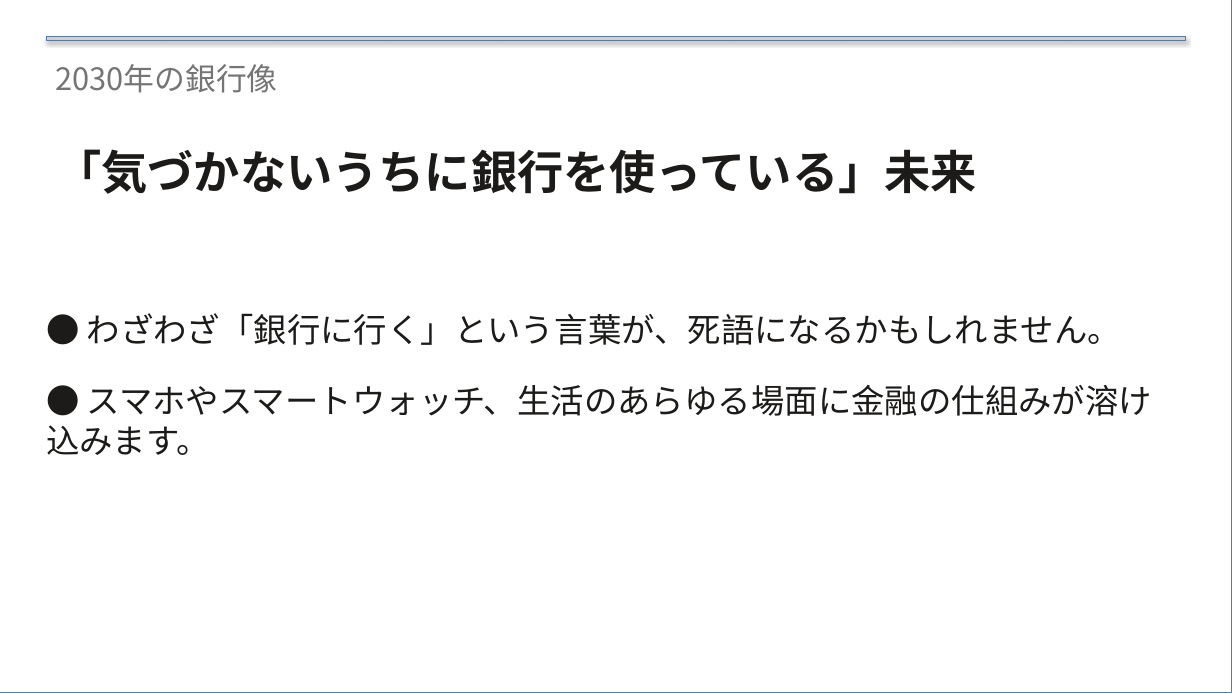
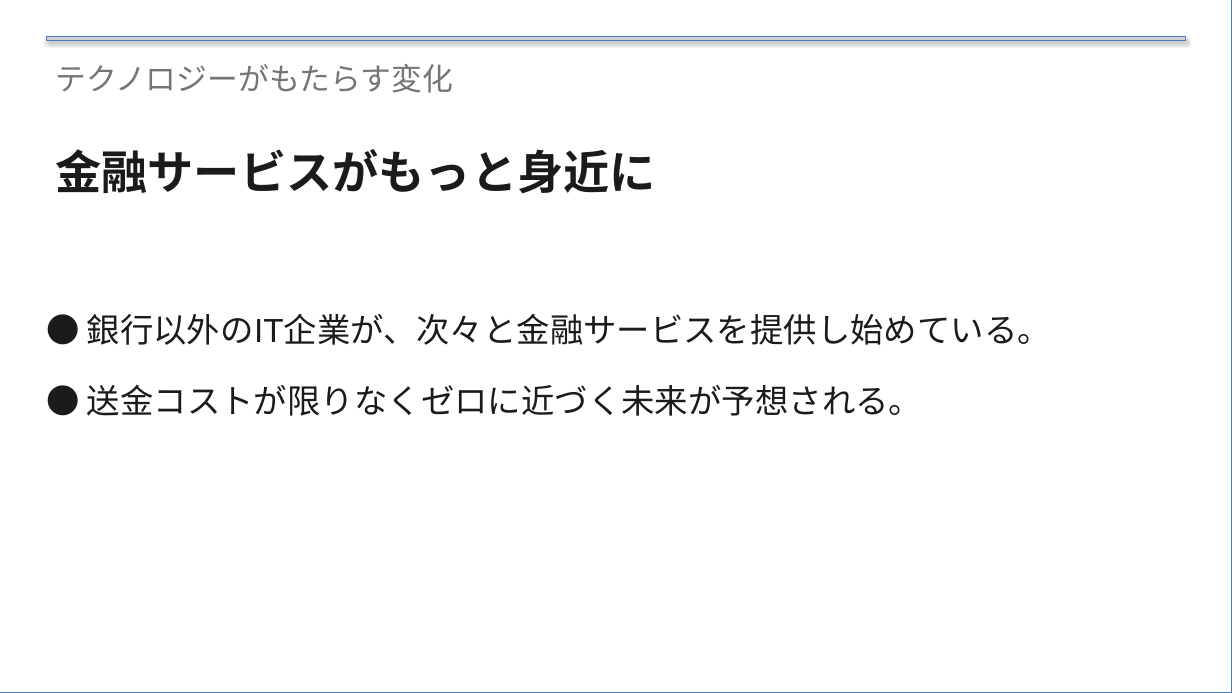
Before and after one commit to xilicrysta/bank-pptx, a slide deck: slide 20 of bank-normal/bank_normal_presentation.pptx (slide 26 before the commit). Drawn at 1232x693 pixels with LibreOffice and Linux fonts; fonts in the diff are those of the drawing. Boxes give left, top, right and bottom in pixels: in the first picture for what was removed or moved away, otherwise in the second. Text is boxed around its words. In the diff, an @@ line names an element or a change of style, - is before the commit and + after.

Commit message:
壁打ちによる内容の大幅修正
chapterのデザイン追加
前半に全体感を凝縮し、後半にかけて新規追加項目

```diff
--- a/bank-normal/bank_normal_presentation.pptx
+++ b/bank-normal/bank_normal_presentation.pptx
@@ text at bbox=[55, 64, 453, 93]: text changed; font Noto Sans CJK JP to Arial @@
-2030年の銀行像
+テクノロジーがもたらす変化
@@ text at bbox=[55, 149, 656, 194]: text changed; font Noto Sans CJK JP to Arial @@
-「気づかないうちに銀行を使っている」未来
+金融サービスがもっと身近に
@@ text at bbox=[87, 314, 1051, 416]: text changed; font Noto Sans CJK JP to Arial @@
-● わざわざ「銀行に行く」という言葉が、死語になるかもしれません。
-● スマホやスマートウォッチ、生活のあらゆる場面に金融の仕組みが溶け込みます。
+● 銀行以外のIT企業が、次々と金融サービスを提供し始めている。
+● 送金コストが限りなくゼロに近づく未来が予想される。
```
Also in this commit, not shown: 21 other slides changed, 8 slides added, 6 slides removed, 4 other files.
